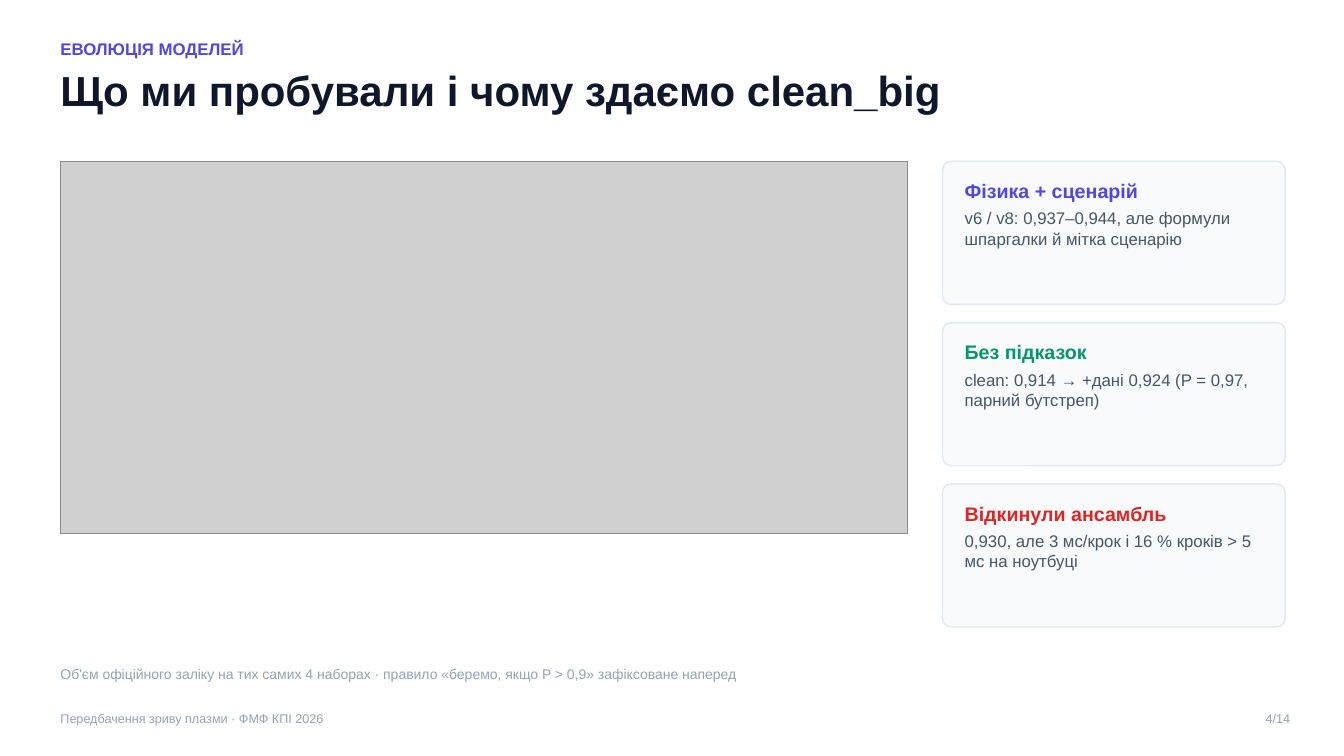
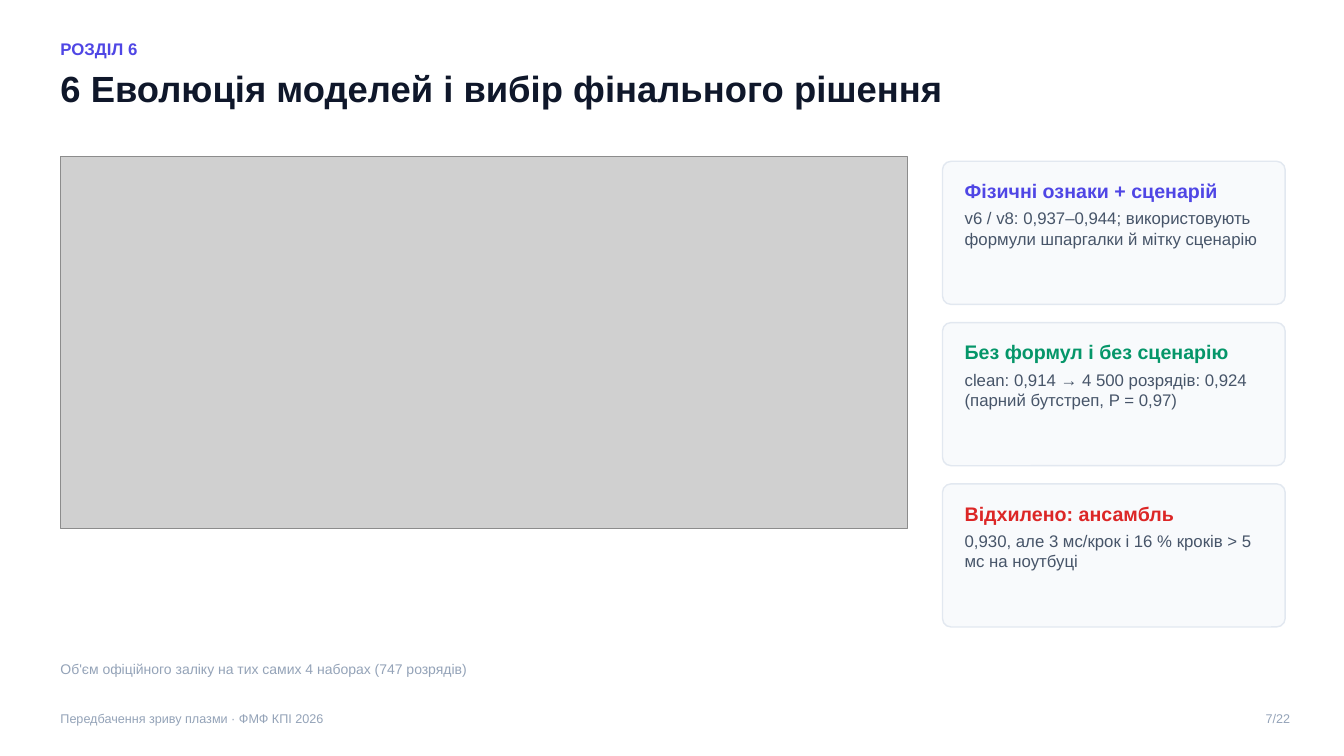
Before and after one commit to llllenah/plasma-disruption-prediction, a slide deck: slide 7 of docs/presentation.pptx (slide 4 before the commit). Drawn at 1344x756 pixels with LibreOffice and Linux fonts; fonts in the diff are those of the drawing; grey boxes stand for pictures. Boxes give left, top, right and bottom in pixels: in the first picture for what was removed or moved away, otherwise in the second. Text is boxed around its words. In the diff, an @@ line names an element or a change of style, - is before the commit and + after.

```diff
--- a/docs/presentation.pptx
+++ b/docs/presentation.pptx
@@ text at (x1=60, y1=43, x2=137, y2=59): text changed @@
-ЕВОЛЮЦІЯ МОДЕЛЕЙ
+РОЗДІЛ 6
@@ text at (x1=60, y1=75, x2=942, y2=110): text changed; size 30 to 26 pt @@
-Що ми пробували і чому здаємо clean_big
+6 Еволюція моделей і вибір фінального рішення
@@ picture moved from (x1=60, y1=161, x2=907, y2=533) to (x1=60, y1=156, x2=907, y2=528) @@
@@ text at (x1=965, y1=183, x2=1257, y2=249): text changed @@
-Фізика + сценарій
-v6 / v8: 0,937–0,944, але формули шпаргалки й мітка сценарію
+Фізичні ознаки + сценарій
+v6 / v8: 0,937–0,944; використовують формули шпаргалки й мітку сценарію
@@ text at (x1=965, y1=344, x2=1247, y2=410): text changed @@
-Без підказок
-clean: 0,914 → +дані 0,924 (P = 0,97, парний бутстреп)
+Без формул і без сценарію
+clean: 0,914 → 4 500 розрядів: 0,924 (парний бутстреп, P = 0,97)
@@ text at (x1=965, y1=506, x2=1174, y2=525): text changed @@
-Відкинули ансамбль
+Відхилено: ансамбль
@@ text at (x1=60, y1=663, x2=466, y2=677): text changed @@
-Об'єм офіційного заліку на тих самих 4 наборах · правило «беремо, якщо P > 0,9» зафіксоване наперед
+Об'єм офіційного заліку на тих самих 4 наборах (747 розрядів)
@@ text at (x1=1266, y1=714, x2=1291, y2=723): text changed @@
-4/14
+7/22
```
Also in this commit, not shown: 8 other slides changed, 13 slides added, 5 slides removed, 8 other files.
